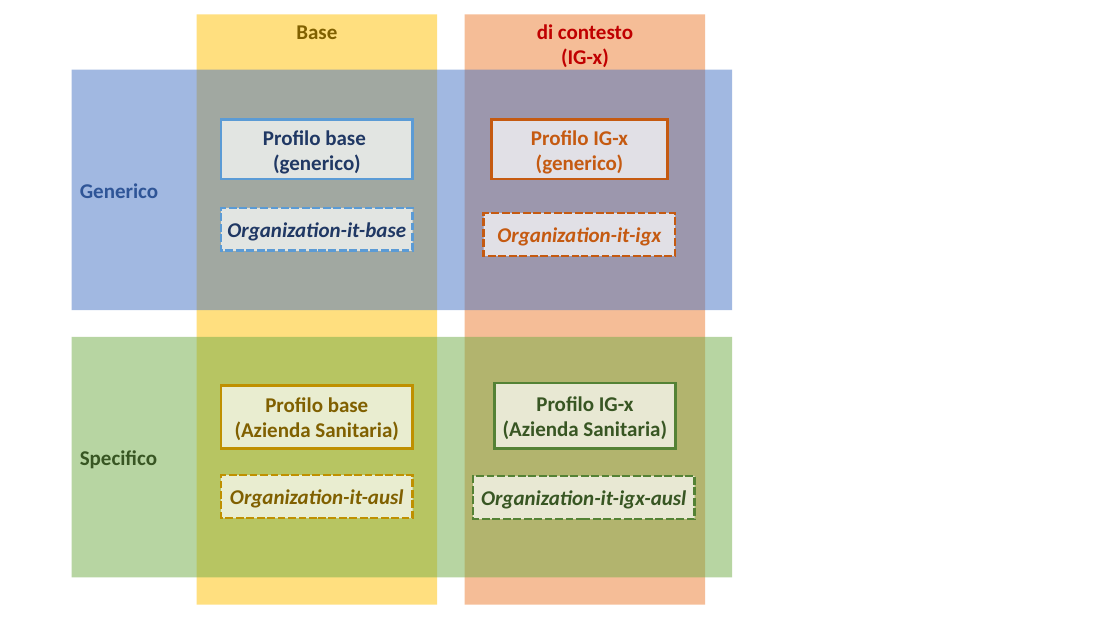
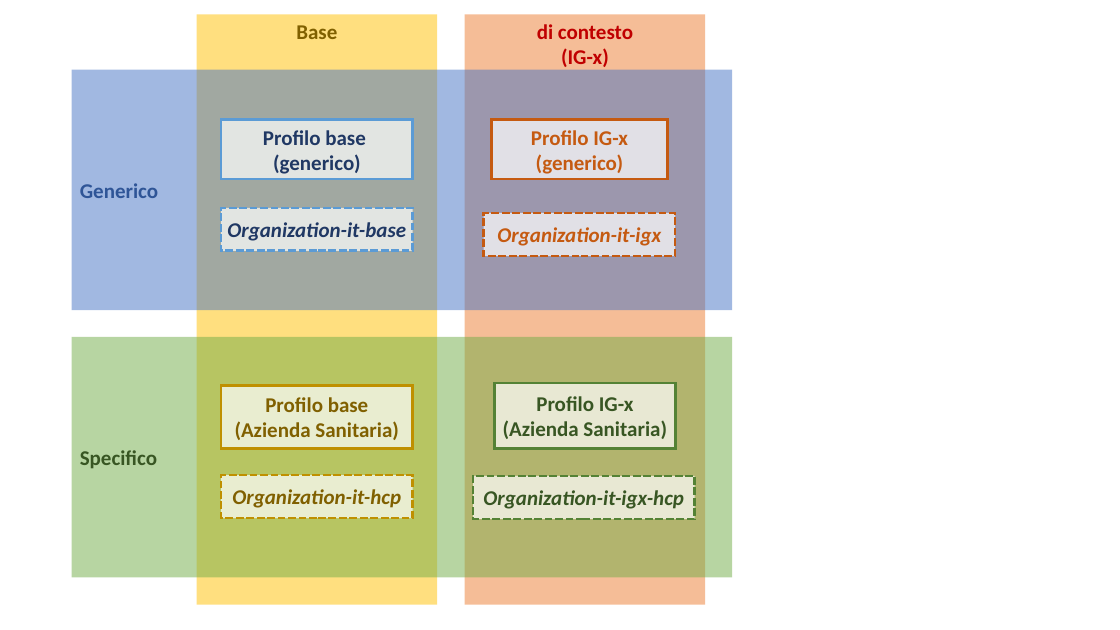
Before and after one commit to hl7-it/base, a slide deck: slide 5 of input/images-source/it-base.pptx. Drawn at 1120x630 pixels with LibreOffice and Linux fonts; fonts in the diff are those of the drawing. Boxes give left, top, right and bottom in pixels: in the first picture for what was removed or moved away, otherwise in the second. Text is boxed around its words. In the diff, an @@ line names an element or a change of style, - is before the commit and + after.

```diff
--- a/input/images-source/it-base.pptx
+++ b/input/images-source/it-base.pptx
@@ text in rectangle at [232,489,401,508]: text changed @@
-Organization-it-ausl
+Organization-it-hcp
@@ text in rectangle at [483,490,684,509]: text changed @@
-Organization-it-igx-ausl
+Organization-it-igx-hcp
```
Also in this commit, not shown: 36 other files.
